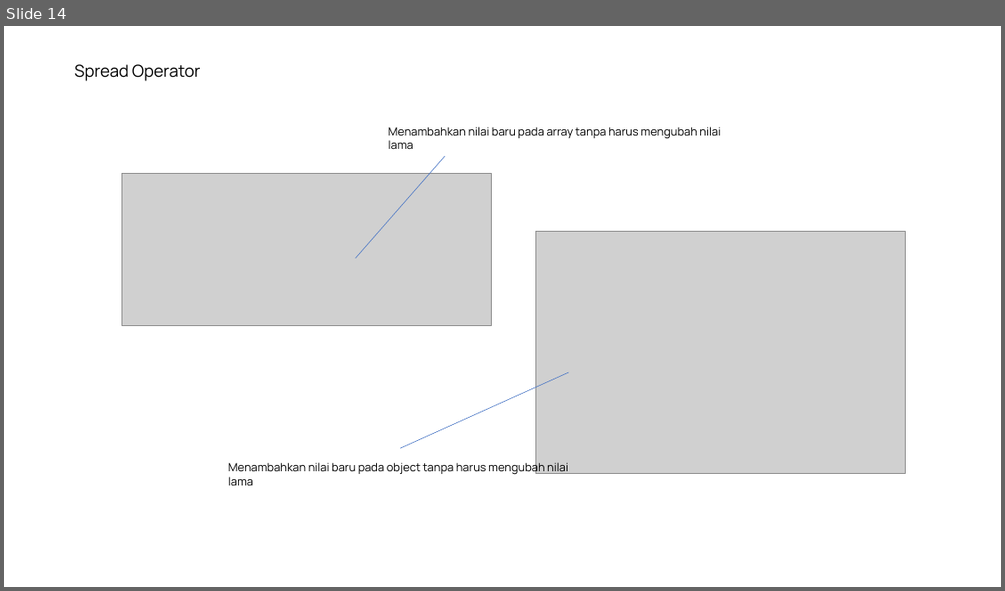
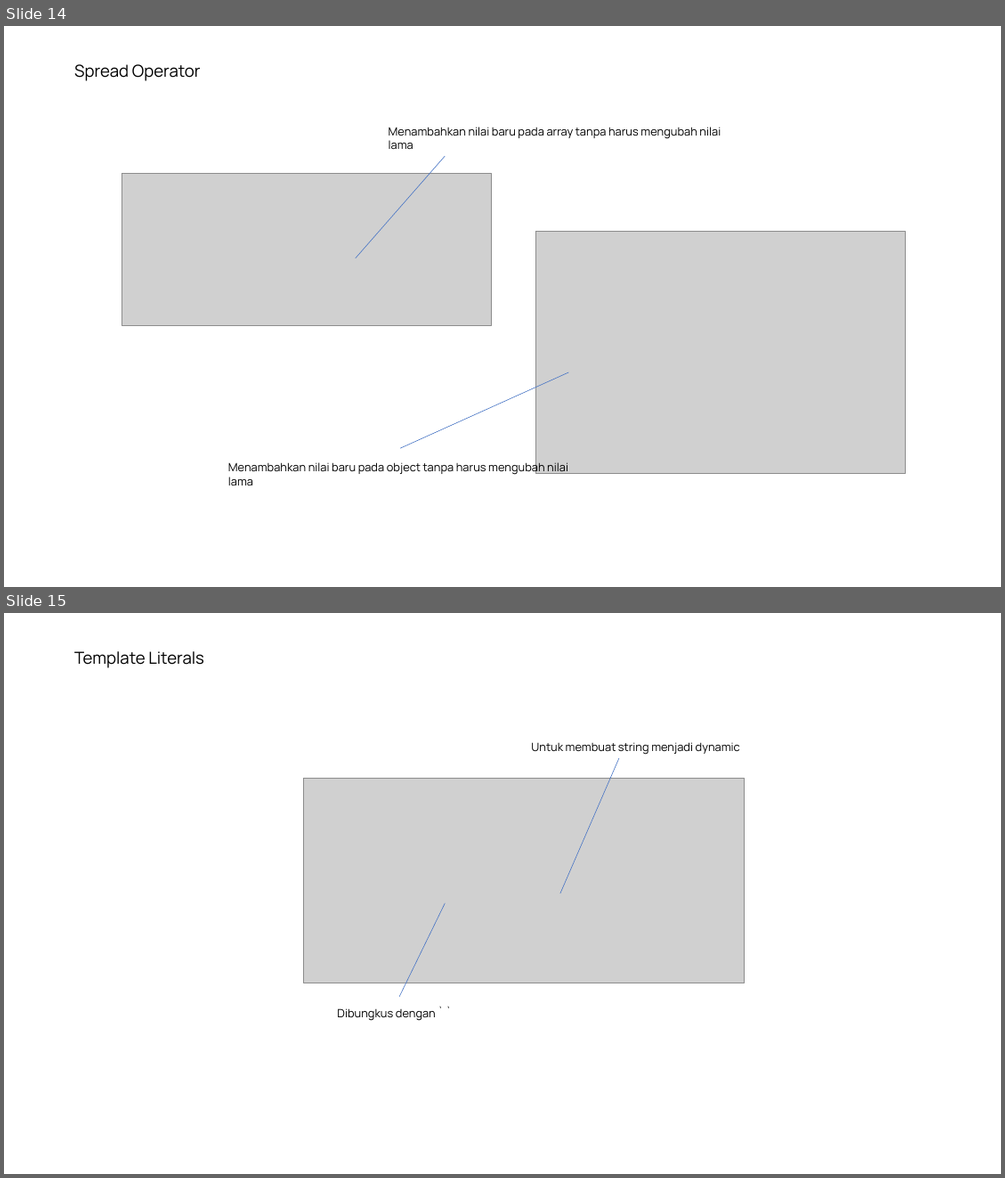
Before and after one commit to saddam-satria/learning-material, a slide deck: march/week-1/meeting-2/PPT.pptx. Shown one above the other, each under a label of ours: slide 14 before the commit, slides 14 and 15 after it. The pictures are 1005x591 and 1005x1178 pixels, drawn with LibreOffice and Linux fonts; fonts in the diff are those of the drawing; grey boxes stand for pictures. Boxes give left, top, right and bottom in pixels: in the first picture for what was removed or moved away, otherwise in the second. Text is boxed around its words. In the diff, an @@ line names an element or a change of style, - is before the commit and + after.

```diff
--- a/march/week-1/meeting-2/PPT.pptx
+++ b/march/week-1/meeting-2/PPT.pptx
@@ slide 15 added at (x1=4, y1=613, x2=1001, y2=1174), background #FFFFFF @@
@@ text added at (x1=74, y1=651, x2=204, y2=668), 16 pt, text #000000 @@
+Template Literals
@@ text added at (x1=531, y1=742, x2=740, y2=755), 11 pt, text #000000 @@
+Untuk membuat string menjadi dynamic
@@ line added from (560, 893) to (619, 758), #4472C4 0.5 pt @@
@@ picture added at (x1=304, y1=779, x2=744, y2=983) @@
@@ line added from (399, 997) to (445, 903), #4472C4 0.5 pt @@
@@ text added at (x1=337, y1=1008, x2=436, y2=1021), 11 pt, text #000000 @@
+Dibungkus dengan ` `
```
Also in this commit, not shown: 12 other files.
